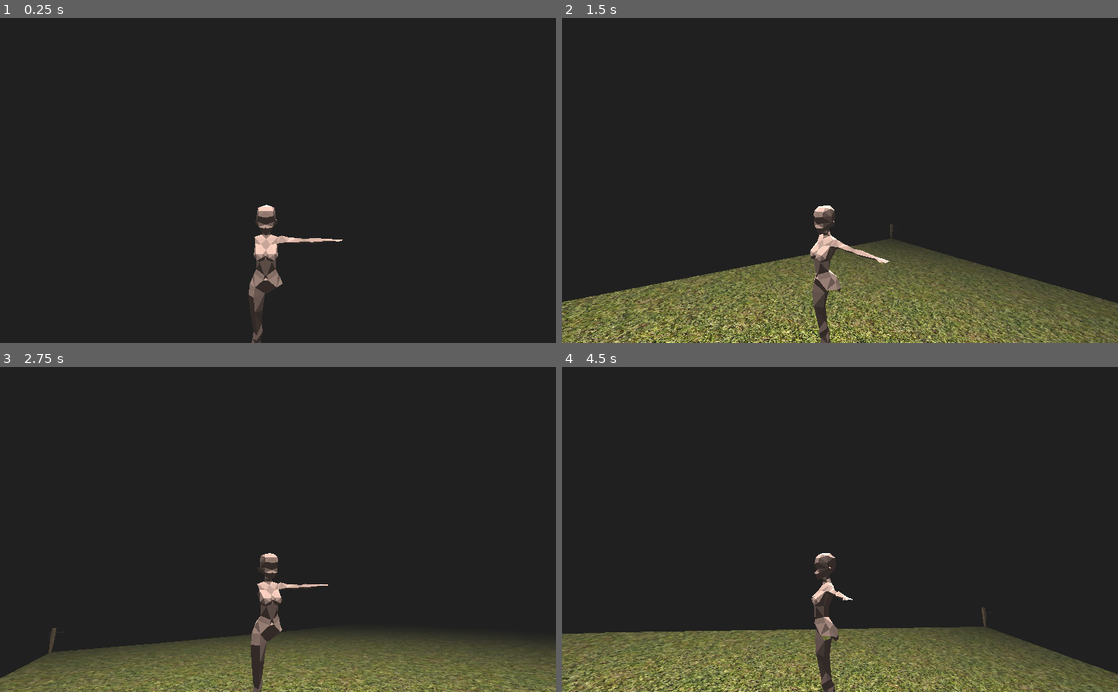
Above: before the commit, frames 1-4 (two rows, left to right).
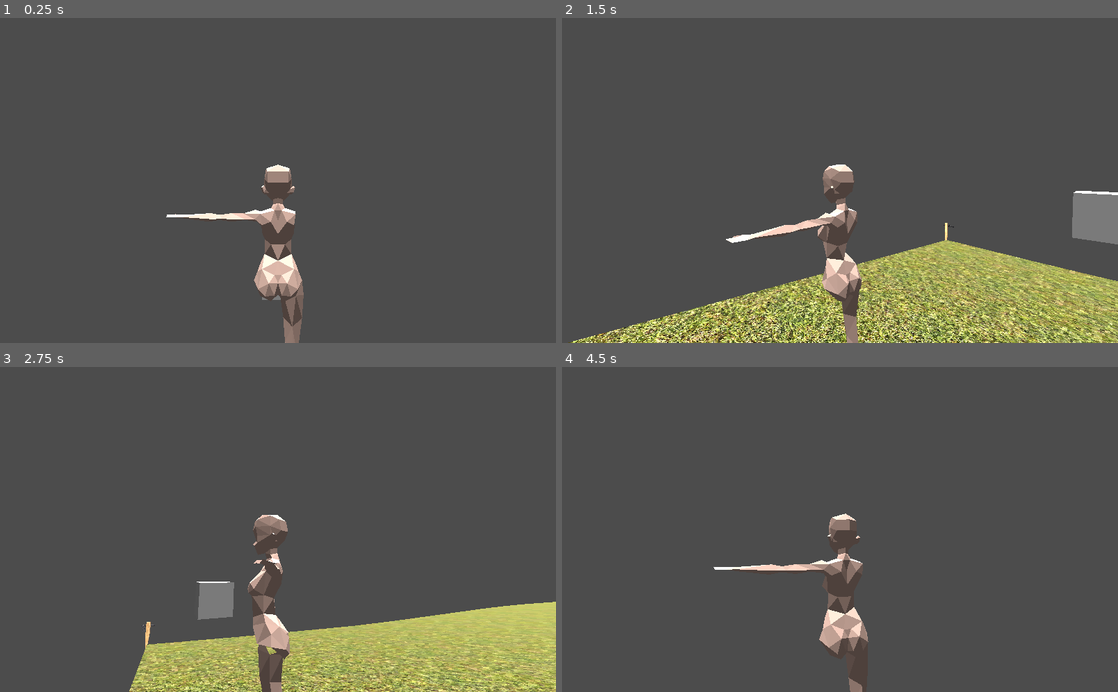
Above: after the commit, the same moments.

Repository: paperweights/z
Game: Godot game, scene res://world/world.tscn
Same seed, same stepped clock (60 frames per second), same inputs: the game is played once before the commit and once after it.
Inputs (mouse positions are in pixels of both pictures, inside the frame that each line leads up to):
- Up to frame 1 (0.25 s): no input
- Up to frame 2 (1.5 s): tap Enter at 0.5 s; move the mouse to (867, 180) at 0.52 s; hold S (camera_backward) 0.53-1.28 s; move the mouse to (812, 180) at 1.27 s; tap W (camera_forward) at 1.35 s
- Up to frame 3 (2.75 s): tap Space at 2 s; move the mouse to (289, 523) at 2.02 s; hold A (camera_left) from 2.03 s (still down)
- Up to frame 4 (4.5 s): move the mouse to (834, 536) at 2.77 s; release A (camera_left) at 2.78 s; tap D (camera_right) at 2.85 s; tap Enter at 3.5 s; move the mouse to (878, 532) at 3.52 s; hold S (camera_backward) 3.53-4.28 s; move the mouse to (795, 526) at 4.27 s; tap W (camera_forward) at 4.35 s

The runs differ from the first frame. In frame 1, 100% of the frame differs, in the area x 0-100%, y 0-100%; in frame 2, 98%; in frame 3, 98%; in frame 4, 97%.

Commit message:
improved player movement

Diff:
--- a/entity/player/player.gd
+++ b/entity/player/player.gd
@@ -4,22 +4,61 @@
 const GRAVITY = Vector3.DOWN * 9.8
 const UP = Vector3.UP
 const SNAP = Vector3.DOWN
+const FLOOR_MAX_ANGLE = deg2rad(52)
+
+export(float) var _speed = 100
 
 var _health: Stat = Stat.new(100)
 var _velocity: Vector3
 
+onready var _camera = $CameraBase
+onready var _mesh = $Mesh
+
 
 func _physics_process(delta: float) -> void:
+	# movement
+	_velocity.x = 0
+	_velocity.z = 0
+	var input = _get_input()
+	_velocity += delta * _speed * _get_target_horizontal_velocity(input)
 	# add gravity
 	_velocity += GRAVITY * delta
 	# apply velocity
-	_velocity = move_and_slide_with_snap(_velocity, _get_snap(), UP, true)
+	_velocity = move_and_slide_with_snap(_velocity, _get_snap(), UP, _get_slide(), 4, FLOOR_MAX_ANGLE)
 	# handle collisions (slides)
-	for s in get_slide_count():
-		var collision = get_slide_collision(s)
-		var dot = collision.normal.dot(UP)
+#	for s in get_slide_count():
+#		var collision = get_slide_collision(s)
+#		var dot = collision.normal.dot(UP)
+	# rotate mesh
+	if abs(_velocity.x) + abs(_velocity.z) >= 0.1:
+		_mesh.rotation.y = lerp_angle(_mesh.rotation.y, atan2(_velocity.x, _velocity.z), 0.1)
 	return
+
+
+func _get_input() -> Vector2:
+	return Vector2(
+		-Input.get_action_strength("player_left") + Input.get_action_strength("player_right"),
+		-Input.get_action_strength("player_forward") + Input.get_action_strength("player_backward")
+	)
+
+
+func _get_target_horizontal_velocity(horizontal_input: Vector2) -> Vector3:
+	var camera_basis = _camera.transform.basis
+	# normalise bases
+	# x
+	var camera_x = camera_basis.x
+	camera_x.y = 0
+	camera_x = camera_x.normalized() * horizontal_input.x
+	# z
+	var camera_z = camera_basis.z
+	camera_z.y = 0
+	camera_z = camera_z.normalized() * horizontal_input.y
+	return camera_x + camera_z
 
 
 func _get_snap() -> Vector3:
 	return SNAP if is_on_floor() else Vector3.ZERO
+
+
+func _get_slide() -> bool:
+	return abs(_velocity.x) + abs(_velocity.z) <= 0
--- a/entity/player/player.tscn
+++ b/entity/player/player.tscn
@@ -1,17 +1,26 @@
-[gd_scene load_steps=4 format=2]
+[gd_scene load_steps=5 format=2]
 
 [ext_resource path="res://entity/player/player_mesh.tscn" type="PackedScene" id=1]
 [ext_resource path="res://entity/player/player.gd" type="Script" id=2]
+[ext_resource path="res://entity/player/player_camera.gd" type="Script" id=3]
 
-[sub_resource type="CapsuleShape" id=1]
-radius = 0.15
-height = 1.30281
+[sub_resource type="CylinderShape" id=1]
+radius = 0.149275
+height = 1.59947
 
 [node name="Player" type="KinematicBody"]
 script = ExtResource( 2 )
 
 [node name="Mesh" parent="." instance=ExtResource( 1 )]
+transform = Transform( -1, 0, -8.74228e-08, 0, 1, 0, 8.74228e-08, 0, -1, 0, 0, 0 )
 
 [node name="CollisionShape" type="CollisionShape" parent="."]
-transform = Transform( 1, 0, 0, 0, -4.37114e-08, -1, 0, 1, -4.37114e-08, 0, -0.01, 0 )
+transform = Transform( 1, 0, 0, 0, 1, 0, 0, 0, 1, 0, -0.01, 0 )
 shape = SubResource( 1 )
+
+[node name="CameraBase" type="Spatial" parent="."]
+transform = Transform( 1, 0, 0, 0, 1, 0, 0, 0, 1, 0, 0.7, 0.03 )
+script = ExtResource( 3 )
+
+[node name="Camera" type="Camera" parent="CameraBase"]
+transform = Transform( 1, 0, 0, 0, 1, 0, 0, 0, 1, 0, 0, 1.3 )
--- a/entity/player/player_camera.gd
+++ b/entity/player/player_camera.gd
@@ -1,12 +1,7 @@
-extends Camera
-
-export(NodePath) var _target_node
-export(Vector3) var _offset
+extends Spatial
 
 var _mouse_motion: Vector2
 var _active: bool
-
-onready var _target: Spatial = get_node(_target_node)
 
 
 func _ready() -> void:
@@ -35,10 +30,6 @@
 	clamped_rotation.x = clamp(clamped_rotation.x, -80, 80)
 	rotation_degrees = clamped_rotation
 	_mouse_motion = Vector2.ZERO  # reset mouse motion
-	# translate
-	var basis = transform.basis
-	var offset = basis.x * _offset.x + basis.y * _offset.y + basis.z * _offset.z
-	transform.origin = _target.transform.origin + offset
 	return
 
 
--- a/entity/player/player_camera.tscn
+++ /dev/null
@@ -1,10 +0,0 @@
-[gd_scene load_steps=3 format=2]
-
-[ext_resource path="res://entity/player/player_camera.gd" type="Script" id=1]
-[ext_resource path="res://world/environment.tres" type="Environment" id=2]
-
-[node name="PlayerCamera" type="Camera"]
-environment = ExtResource( 2 )
-current = true
-script = ExtResource( 1 )
-_target_node = NodePath("../Player")
--- a/project.godot
+++ b/project.godot
@@ -126,6 +126,26 @@
 
 [input]
 
+player_left={
+"deadzone": 0.5,
+"events": [ Object(InputEventKey,"resource_local_to_scene":false,"resource_name":"","device":0,"alt":false,"shift":false,"control":false,"meta":false,"command":false,"pressed":false,"scancode":65,"physical_scancode":0,"unicode":0,"echo":false,"script":null)
+ ]
+}
+player_right={
+"deadzone": 0.5,
+"events": [ Object(InputEventKey,"resource_local_to_scene":false,"resource_name":"","device":0,"alt":false,"shift":false,"control":false,"meta":false,"command":false,"pressed":false,"scancode":68,"physical_scancode":0,"unicode":0,"echo":false,"script":null)
+ ]
+}
+player_forward={
+"deadzone": 0.5,
+"events": [ Object(InputEventKey,"resource_local_to_scene":false,"resource_name":"","device":0,"alt":false,"shift":false,"control":false,"meta":false,"command":false,"pressed":false,"scancode":87,"physical_scancode":0,"unicode":0,"echo":false,"script":null)
+ ]
+}
+player_backward={
+"deadzone": 0.5,
+"events": [ Object(InputEventKey,"resource_local_to_scene":false,"resource_name":"","device":0,"alt":false,"shift":false,"control":false,"meta":false,"command":false,"pressed":false,"scancode":83,"physical_scancode":0,"unicode":0,"echo":false,"script":null)
+ ]
+}
 camera_zoom_in={
 "deadzone": 0.0,
 "events": [ Object(InputEventMouseButton,"resource_local_to_scene":false,"resource_name":"","device":0,"alt":false,"shi …(212 unchanged characters)…
--- a/world/world.tscn
+++ b/world/world.tscn
@@ -1,7 +1,6 @@
-[gd_scene load_steps=8 format=2]
+[gd_scene load_steps=7 format=2]
 
 [ext_resource path="res://weapons/bat/baseball_bat.tscn" type="PackedScene" id=1]
-[ext_resource path="res://entity/player/player_camera.tscn" type="PackedScene" id=2]
 [ext_resource path="res://weapons/vp9/vp9.tscn" type="PackedScene" id=3]
 [ext_resource path="res://entity/player/Player.tscn" type="PackedScene" id=4]
 [ext_resource path="res://floor/floor.gd" type="Script" id=6]
@@ -20,9 +19,6 @@
 
 [node name="Player" parent="." instance=ExtResource( 4 )]
 transform = Transform( 1, 0, 0, 0, 1, 0, 0, 0, 1, 3, 6, 5 )
-
-[node name="PlayerCamera" parent="." instance=ExtResource( 2 )]
-_offset = Vector3( 0.1, 1, 2 )
 
 [node name="DirectionalLight" type="DirectionalLight" parent="."]
 transform = Transform( 1, 0, 0, 0, 0.173648, 0.984808, 0, -0.984808, 0.173648, 0, 10, 0 )
